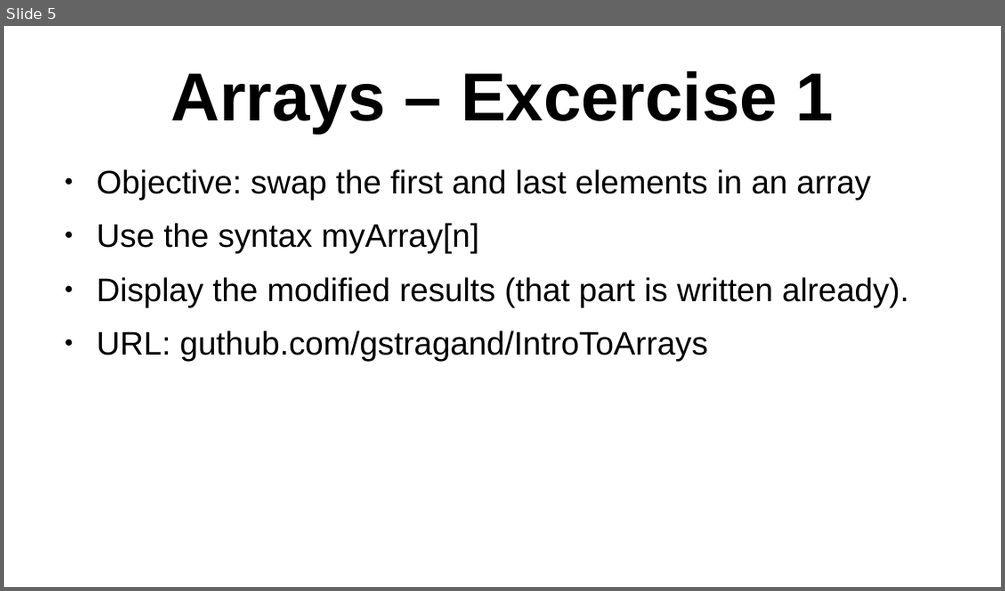
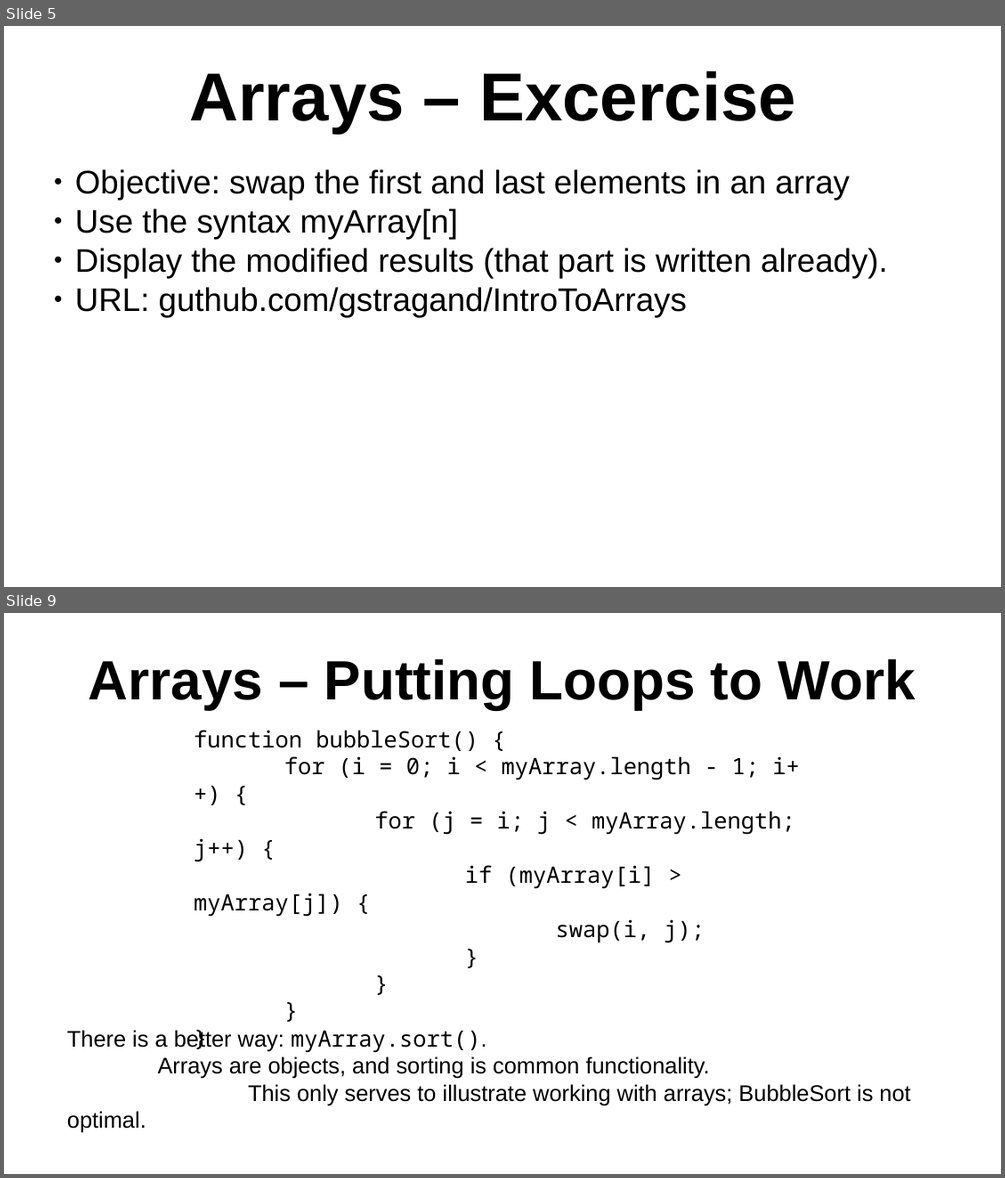
Before and after one commit to gstragand/IntroToArrays, a slide deck: Arrays.odp. Shown one above the other, each under a label of ours: slide 5 before the commit, slides 5 and 9 after it; the slides between them are not shown. The pictures are 1005x591 and 1005x1178 pixels, drawn with LibreOffice and Linux fonts; fonts in the diff are those of the drawing; background and template pictures are left out. Boxes give left, top, right and bottom in pixels: in the first picture for what was removed or moved away, otherwise in the second. Text is boxed around its words. In the diff, an @@ line names an element or a change of style, - is before the commit and + after.

```diff
--- a/Arrays.odp
+++ b/Arrays.odp
@@ slide 9 added at [4,613,1001,1174], background picture (left out) @@
@@ title added at [88,659,915,709], 44 pt, text #000000, bold @@
+Arrays – Putting Loops to Work
@@ text added at [194,730,799,943], 18 pt, text #000000 @@
+function bubbleSort() {
+for (i = 0; i < myArray.length - 1; i++) {
+for (j = i; j < myArray.length; j++) {
+if (myArray[i] > myArray[j]) {
+swap(i, j);
+}
+}
+}
+}
@@ text added at [67,1030,910,1133], 18 pt, text #000000 @@
+There is a better way: myArray.sort().
+Arrays are objects, and sorting is common functionality.
+This only serves to illustrate working with arrays; BubbleSort is not optimal.
@@ slide 5 changed as well @@
@@ text at [189,70,796,134]: text changed @@
-Arrays – Excercise 1
+Arrays – Excercise
@@ text "Objective: swap the first and ..." at [75,169,888,317]: indent changed; less space between paragraphs @@
```
Also in this commit, not shown: 3 other slides changed, 3 other slides added.
